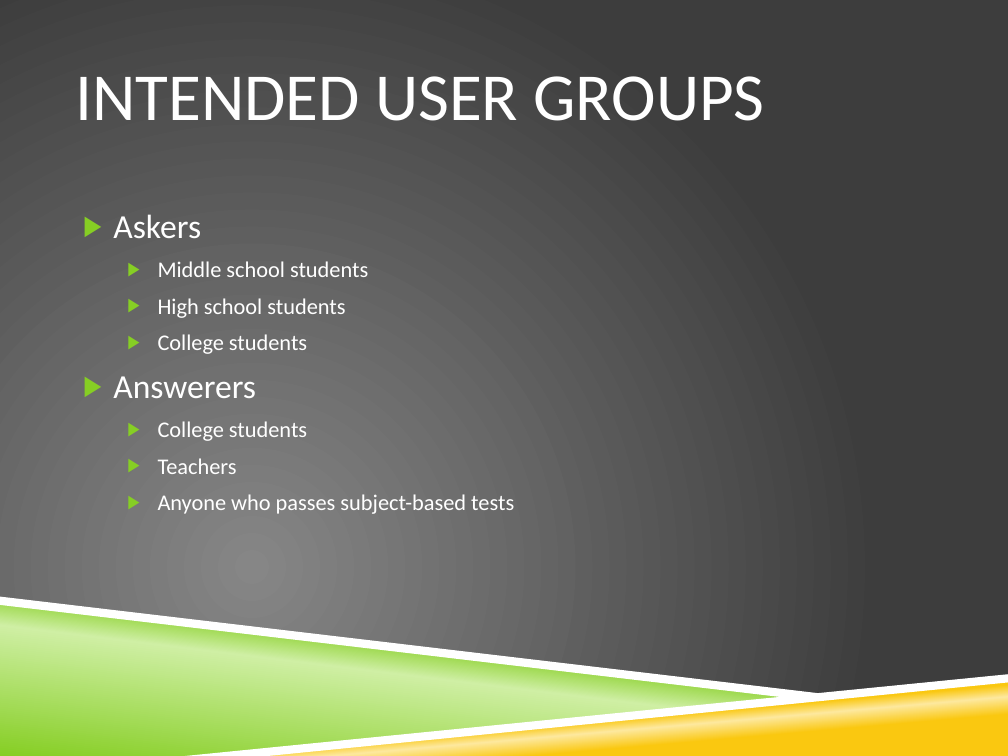
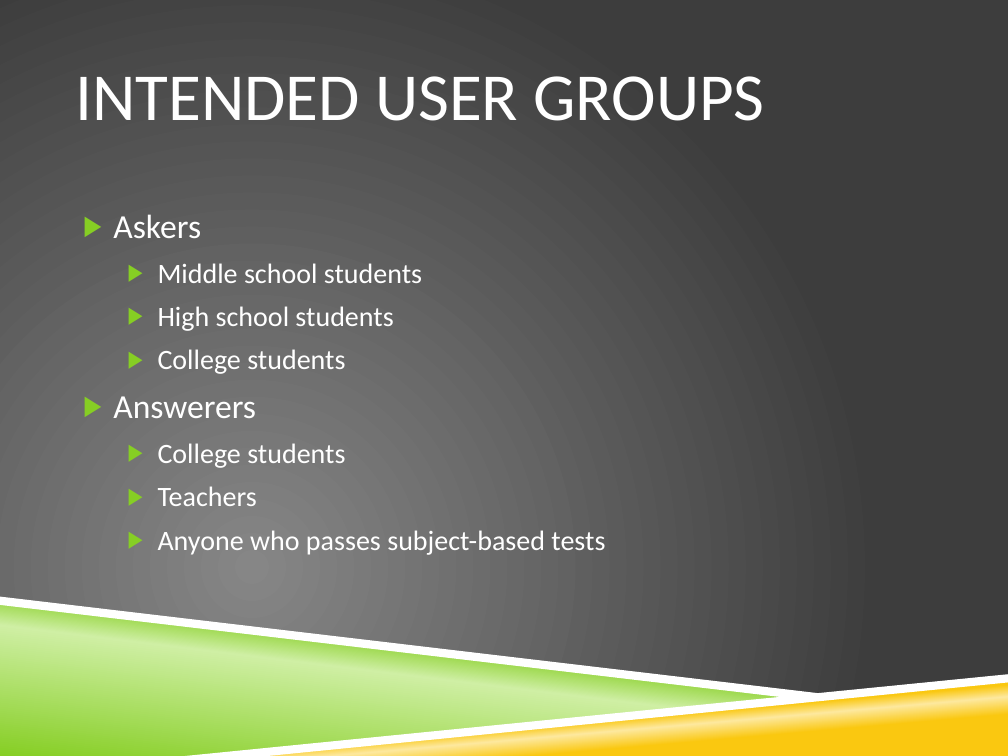
Before and after one commit to razfriman/Snap2Ask, a slide deck: slide 11 of Proposal_Concise.pptx. Drawn at 1008x756 pixels with LibreOffice and Linux fonts; fonts in the diff are those of the drawing; background and template pictures are left out. Boxes give left, top, right and bottom in pixels: in the first picture for what was removed or moved away, otherwise in the second. Text is boxed around its words. In the diff, an @@ line names an element or a change of style, - is before the commit and + after.

Commit message:
bigger font

```diff
--- a/Proposal_Concise.pptx
+++ b/Proposal_Concise.pptx
@@ text at box(158, 263, 605, 555): size 16 to 20 pt in "Middle school students", "High school students", "College students", "College students" and 2 more places @@
```
Also in this commit, not shown: 9 other slides changed.
